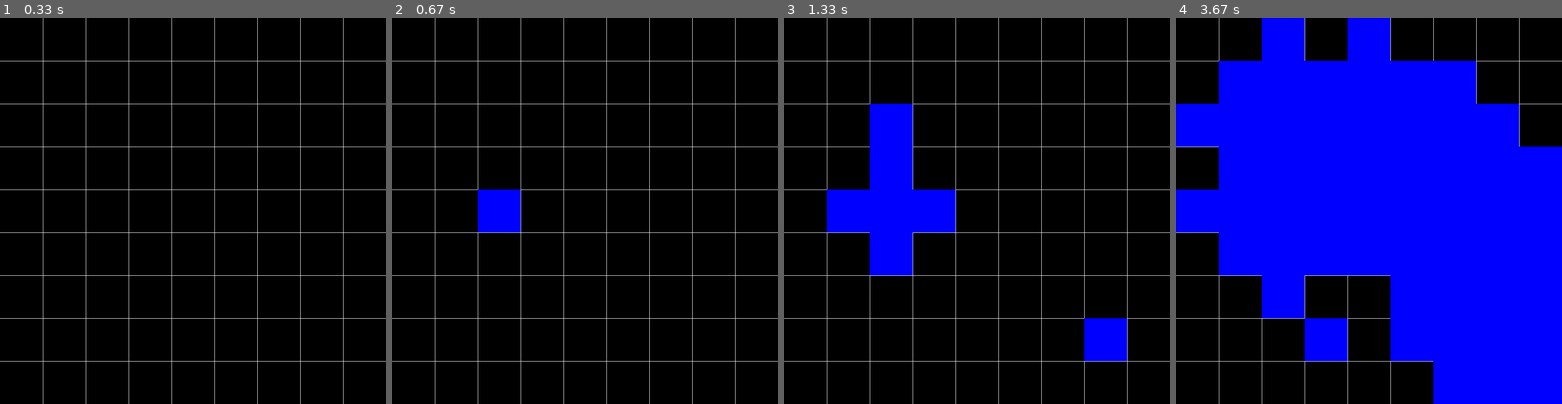
Above: before the commit, frames 1-4 (left to right).
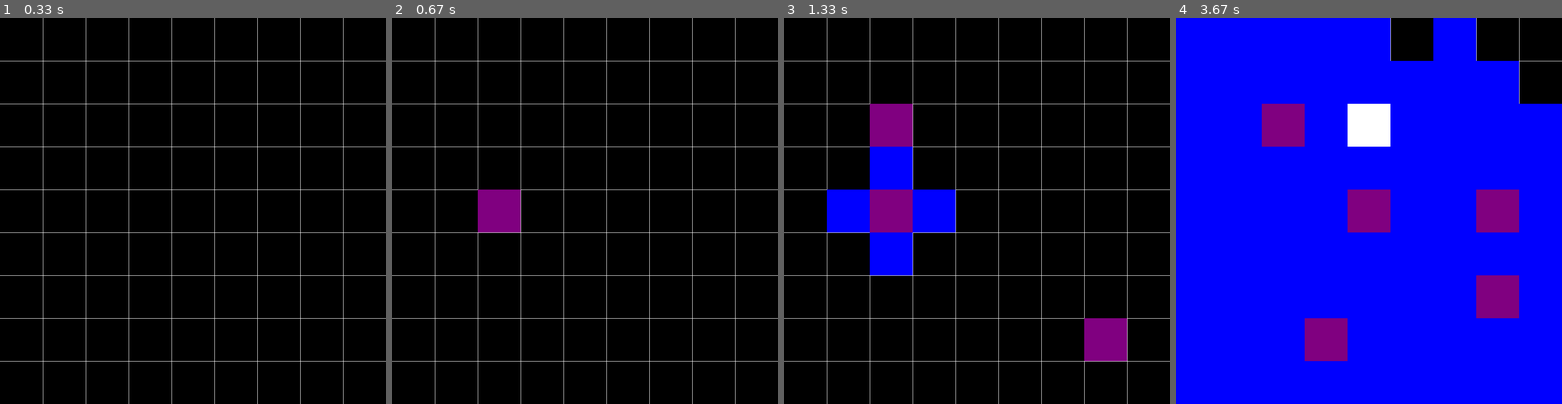
Above: after the commit, the same moments.

Repository: billybobjohnson123/pygame
Game: pygame game, started from main.py
Two runs of this game, one before a commit and one after it. Both use one fixed random seed, a clock stepped at 60 frames per second and the inputs below.
Inputs (mouse positions are in pixels of both pictures, inside the frame that each line leads up to):
- Up to frame 1 (0.33 s): no input
- Up to frame 2 (0.67 s): press the mouse at (588, 238) at 0.37 s; move the mouse to (538, 226) at 0.47 s; release the mouse at (492, 214) at 0.6 s
- Up to frame 3 (1.33 s): press the mouse at (980, 238) at 0.7 s; move the mouse to (1050, 292) at 0.8 s; release the mouse at (1119, 346) at 0.93 s; press the mouse at (980, 238) at 1.03 s; move the mouse to (930, 183) at 1.13 s; release the mouse at (884, 133) at 1.27 s
- Up to frame 4 (3.67 s): right-click (1357, 145) at 1.38 s; click (1469, 272) at 1.72 s; click (1446, 180) at 2.05 s; click (1488, 203) at 2.38 s; click (1504, 288) at 2.72 s; click (1384, 195) at 3.05 s; click (1311, 322) at 3.38 s

Frame 1 is identical in both runs. In frame 2, 1.2% of the frame differs, in the area x 22-34%, y 44-56%; in frame 3, 3.7%; in frame 4, 36%, in the area x 0-100%, y 0-100%.

Commit message:
commit
commit

Diff:
--- /dev/null
+++ b/block.py
@@ -0,0 +1,5 @@
+class Block:
+    def __init__(self, x, y, scale, color):
+        self.scale = scale
+        self.color = color
+        self.x, self.y = (x // scale) * scale, (y // scale) * scale
--- a/liquid.py
+++ b/liquid.py
@@ -1,5 +1,3 @@
-
-
 
 class Liquid:
     def __init__(self, x, y, scale, start_tick, maxDistance):
@@ -15,15 +13,18 @@
         self.pickuptime = 0
         self.numberTimesDryed = 0
 
-    def flow(self):
+    def flow(self, blocks):
+        block_indexes = set()
+        for block in blocks:
+            block_indexes.add((block.x, block.y))
         newLiquidPositions = []
         newLiquidPositionsSet = set()
         for x, y in self.liquidPosition:
-            if (x, y) not in newLiquidPositionsSet:
+            if (x, y) not in newLiquidPositionsSet and (x,y) not in block_indexes:
                 newLiquidPositions.append([x,y])
                 newLiquidPositionsSet.add((x,y))
             for dx, dy in self.directions:
-                if (x+dx, y+dy) not in newLiquidPositionsSet:
+                if (x+dx, y+dy) not in newLiquidPositionsSet and (x+dx, y+dy) not in block_indexes:
                     newLiquidPositions.append([x+dx, y+dy])
                     newLiquidPositionsSet.add((x+dx, y+dy))
 
@@ -55,11 +56,11 @@
             if self.dryPositions[i] in self.liquidPosition:
                 self.liquidPosition.remove(self.dryPositions[i])
 
-    def tick(self, current_tick):
+    def tick(self, current_tick, blocks):
         if (current_tick - self.start_tick) // 500 > self.numberTimesFlowed:
             if self.numberTimesFlowed < self.maxDistance - 1:
                 self.numberTimesFlowed += 1
-                self.flow()
+                self.flow(blocks)
         if self.pickuptime != 0:
             if (current_tick - self.pickuptime) // 500 > self.numberTimesDryed:
                 self.numberTimesDryed += 1
--- a/main.py
+++ b/main.py
@@ -1,13 +1,20 @@
 # Example file showing a basic pygame "game loop"
 import pygame
 from liquid import Liquid
+from block import Block
 
-def renderRectFromLiquid(liquid, screen, color, scale):
+def renderRectFromLiquid(liquid, screen, sourceColor, liquidColor, scale):
+    pygame.draw.rect(screen, sourceColor,(liquid.source[0], liquid.source[1], scale, scale))
     for l in liquid.liquidPosition:
-        pygame.draw.rect(screen,color,(l[0], l[1], scale, scale))
+        if l != liquid.source:
+            pygame.draw.rect(screen,liquidColor,(l[0], l[1], scale, scale))
+def renderRectFromBlock(blocks, screen, color, scale):
+    for b in blocks:
+        pygame.draw.rect(screen, color, (b.x, b.y,scale, scale))
 
 # pygame setup
 pygame.init()
+sourceColor =  (128, 0, 128)
 height = 900
 width = 900
 screen = pygame.display.set_mode((width, height))
@@ -18,6 +25,7 @@
 scale = 100
 objects = []
 backround.fill((0,0,0))
+blocks = []
 
 while running:
     screen.blit(backround, (0,0))
@@ -29,7 +37,7 @@
     for event in pygame.event.get():
         if event.type == pygame.QUIT:
             running = False
-        if event.type == pygame.MOUSEBUTTONUP:  # or MOUSEBUTTONDOWN depending on what you want.
+        if event.type == pygame.MOUSEBUTTONUP and event.button == 1:
             x, y = event.pos
             pickedup = False
             for i in range(len(objects)):
@@ -37,9 +45,12 @@
                     objects[i].pickUp(pygame.time.get_ticks())
                     pickedup = True
             if not pickedup:
-                liquid = Liquid(x, y, scale, pygame.time.get_ticks(), 3)
+                liquid = Liquid(x, y, scale, pygame.time.get_ticks(), 20)
                 objects.append(liquid)
-
+        if event.type == pygame.MOUSEBUTTONUP and event.button == 3:
+            x, y = event.pos
+            block = Block(x, y, scale, (0, 0, 0))
+            blocks.append(block)
 
     # RENDER YOUR GAME HERE
 
@@ -49,8 +60,9 @@
 
 
     for obj in objects:
-        obj.tick(pygame.time.get_ticks())
-        renderRectFromLiquid(obj, screen, color, scale)
+        obj.tick(pygame.time.get_ticks(), blocks)
+        renderRectFromLiquid(obj, screen, sourceColor, color, scale)
+    renderRectFromBlock(blocks, screen, (255, 255, 255), scale)
 
     # flip() the display to put your work on screen
     pygame.display.flip()
